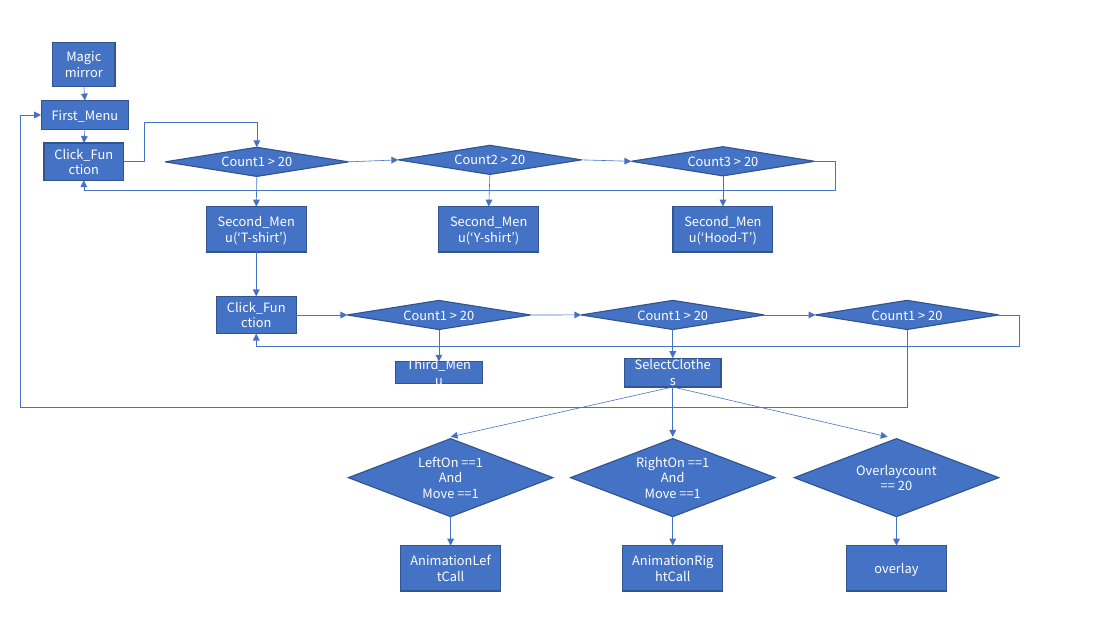
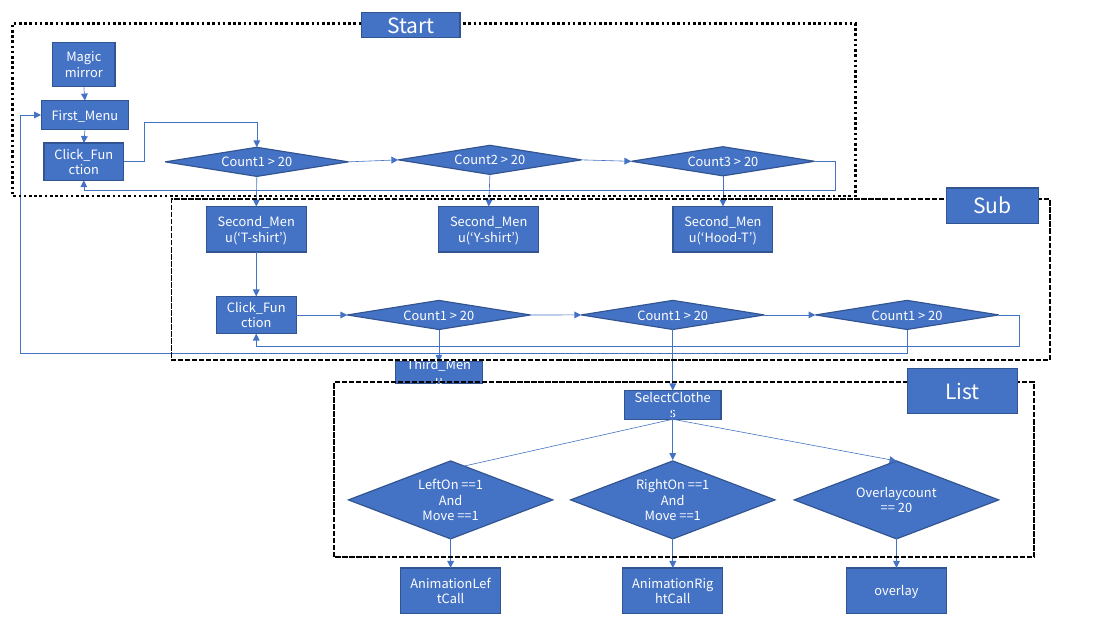
Before and after one commit to namhun21/Cosmoos, a slide deck: slide 3 of project/ux/ux 디자인.pptx. Drawn at 1120x630 pixels with LibreOffice and Linux fonts; fonts in the diff are those of the drawing. Boxes give left, top, right and bottom in pixels: in the first picture for what was removed or moved away, otherwise in the second. Text is boxed around its words. In the diff, an @@ line names an element or a change of style, - is before the commit and + after.

```diff
--- a/project/ux/ux 디자인.pptx
+++ b/project/ux/ux 디자인.pptx
@@ rectangle added at [13,24,856,196], outline #000000 2.25 pt dashed @@
@@ rectangle added at [361,13,460,37], fill #4472C4, outline #325491 1 pt, 18 pt, text #FFFFFF @@
+Start
@@ elbow arrow (907, 329) - (41, 115): route changed @@
@@ rectangle added at [171,199,1049,360], outline #000000 1.5 pt dashed @@
@@ rectangle added at [947,188,1038,223], fill #4472C4, outline #325491 1 pt, 18 pt, text #FFFFFF @@
+Sub
@@ arrow moved from (673, 329) - (673, 358) to (673, 329) - (673, 391) @@
@@ rectangle added at [334,382,1034,557], outline #000000 1.5 pt dashed @@
@@ rectangle added at [907,369,1018,414], fill #4472C4, outline #325491 1 pt, 18 pt, text #FFFFFF @@
+List
@@ arrow moved from (673, 387) - (450, 437) to (673, 419) - (450, 469) @@
@@ rectangle "SelectClothes": place and size @@
-rectangle "SelectClothes" at [625,358,722,386]
+rectangle "SelectClothes" at [625,391,722,419]
@@ arrow moved from (673, 387) - (888, 437) to (673, 419) - (897, 461) @@
@@ 3 rectangles, 3 diamonds: place and size @@
-3 rectangles, 3 diamonds at [349,439,999,592]
+3 rectangles, 3 diamonds at [349,461,999,613]
@@ 4 arrows: place and size @@
-4 arrows at [450,386,897,546]
+4 arrows at [450,410,897,568]
```
Also in this commit, not shown: 1 other slide changed.
